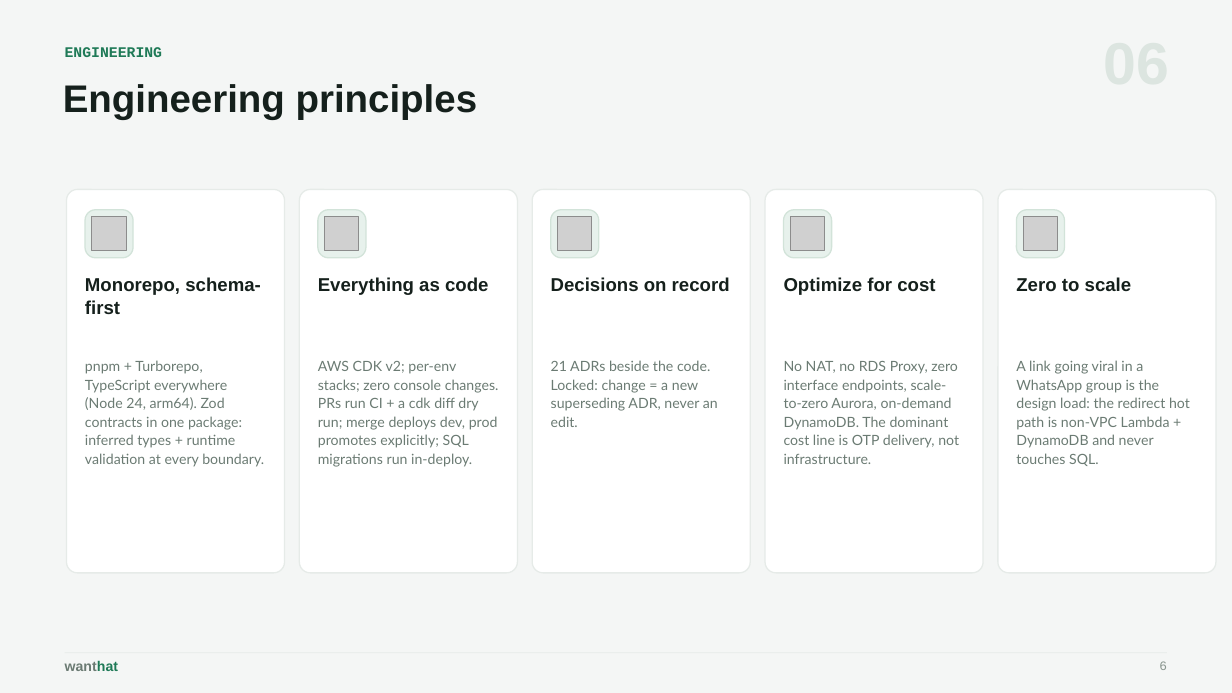
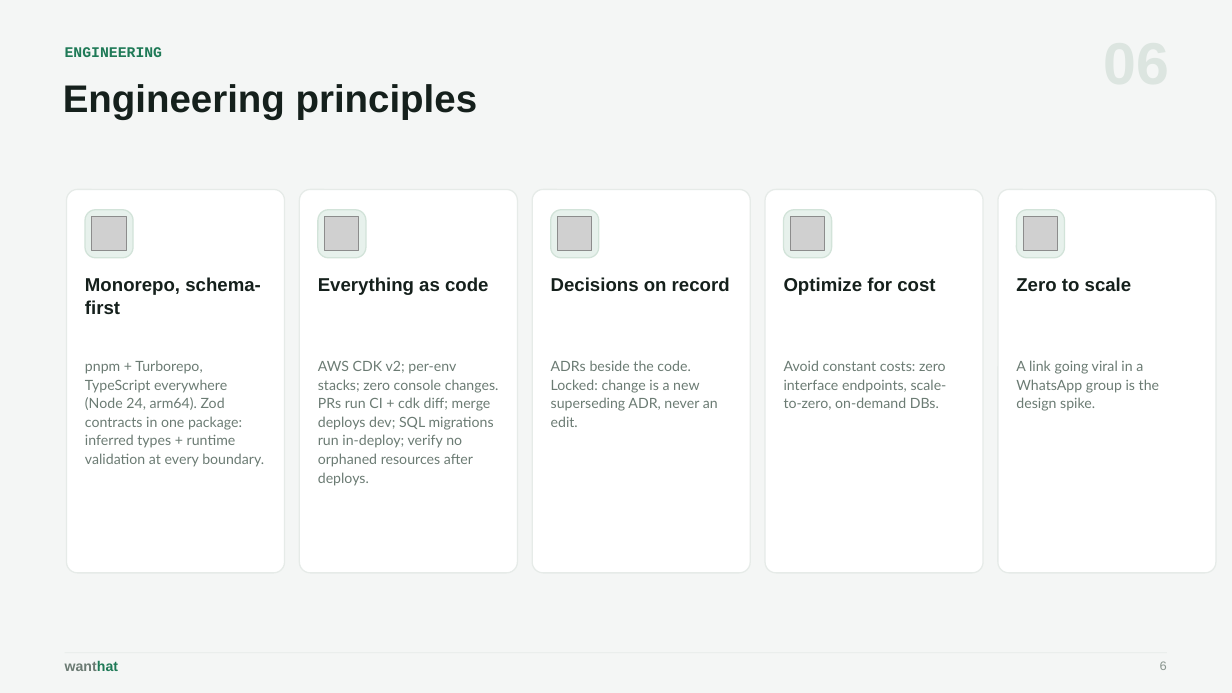
Before and after one commit to wanthat-app/monorepo, a slide deck: slide 6 of slides/wanthat-presentation.pptx. Drawn at 1232x693 pixels with LibreOffice and Linux fonts; fonts in the diff are those of the drawing; grey boxes stand for pictures. Boxes give left, top, right and bottom in pixels: in the first picture for what was removed or moved away, otherwise in the second. Text is boxed around its words. In the diff, an @@ line names an element or a change of style, - is before the commit and + after.

```diff
--- a/slides/wanthat-presentation.pptx
+++ b/slides/wanthat-presentation.pptx
@@ text at (x1=318, y1=361, x2=499, y2=486): text changed @@
-AWS CDK v2; per-env stacks; zero console changes. PRs run CI + a cdk diff dry run; merge deploys dev, prod promotes explicitly; SQL migrations run in-deploy.
+AWS CDK v2; per-env stacks; zero console changes. PRs run CI + cdk diff; merge deploys dev; SQL migrations run in-deploy; verify no orphaned resources after deploys.
@@ text at (x1=551, y1=360, x2=718, y2=427): text changed @@
-21 ADRs beside the code. Locked: change = a new superseding ADR, never an edit.
+ADRs beside the code. Locked: change is a new superseding ADR, never an edit.
@@ text at (x1=784, y1=360, x2=947, y2=410): text changed @@
-No NAT, no RDS Proxy, zero interface endpoints, scale-to-zero Aurora, on-demand DynamoDB. The dominant cost line is OTP delivery, not infrastructure.
+Avoid constant costs: zero interface endpoints, scale-to-zero, on-demand DBs.
@@ text at (x1=1016, y1=360, x2=1159, y2=411): text changed @@
-A link going viral in a WhatsApp group is the design load: the redirect hot path is non-VPC Lambda + DynamoDB and never touches SQL.
+A link going viral in a WhatsApp group is the design spike.
```
Also in this commit, not shown: 20 other slides changed, 14 slides added, 2 other files.
